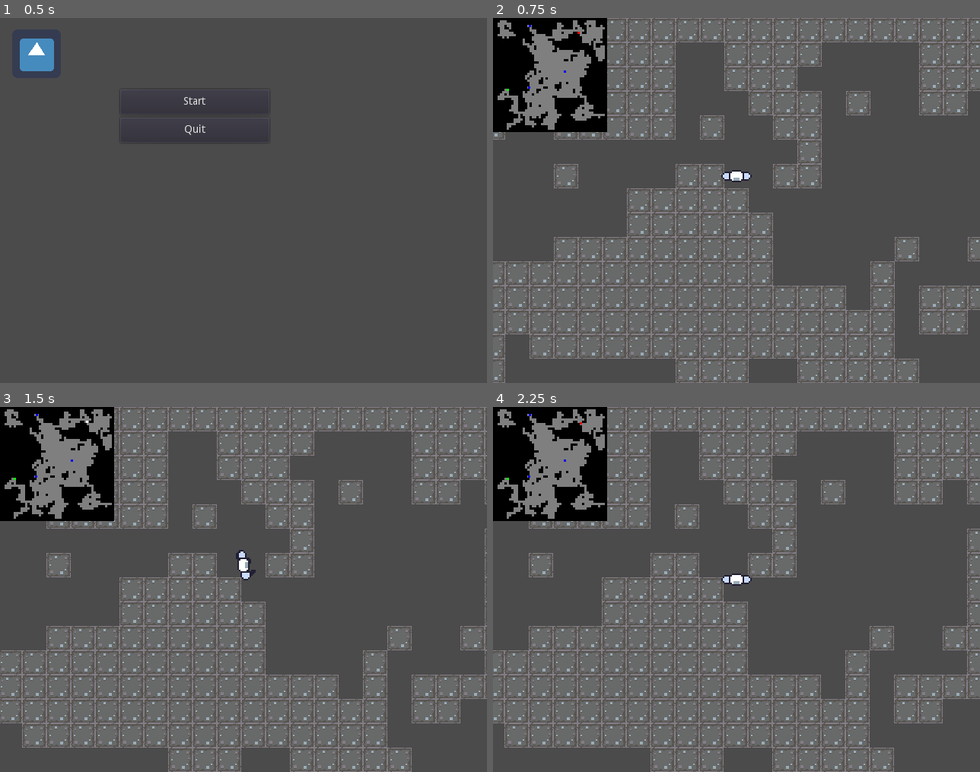
Above: before the commit, frames 1-4 (two rows, left to right).
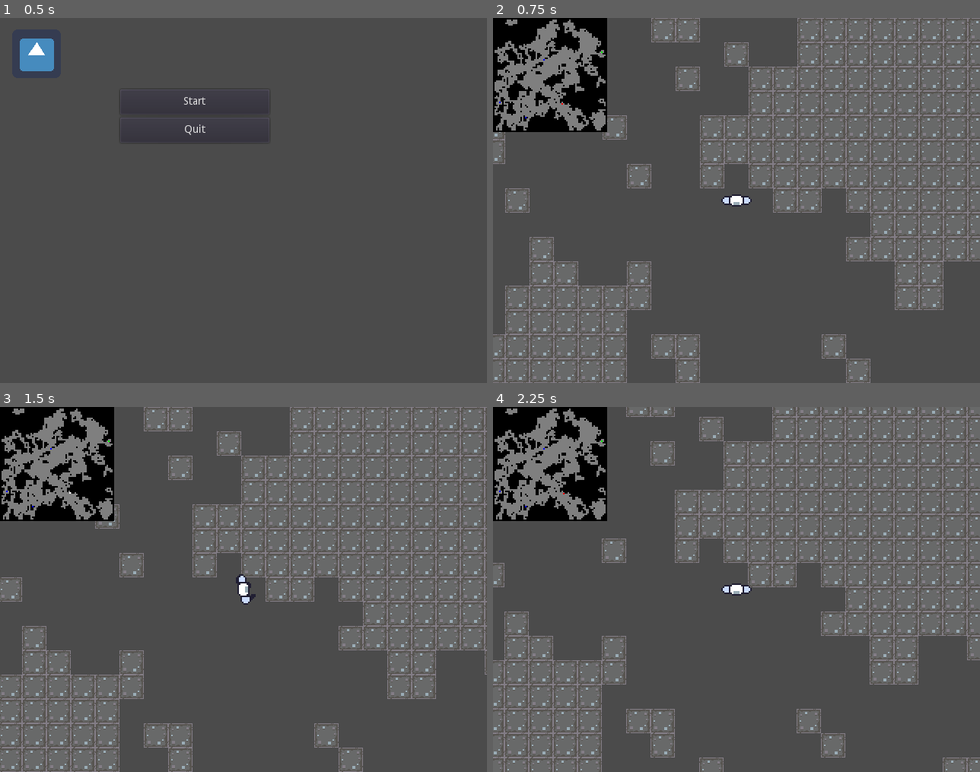
Above: after the commit, the same moments.

Repository: svntax/LD41-C2IG
Game: Godot game, scene res://Scenes/main_menu.tscn
The game is run twice, just before and just after one commit, with the same random seed, the same clock (stepped at 60 frames per second) and the same inputs. The engine's default icon, where the game draws it, is replaced by a stand-in: a white triangle on a blue panel in a dark square.
Inputs:
- Up to frame 1 (0.5 s): no input
- Up to frame 2 (0.75 s): click "Start" at 0.5 s
- Up to frame 3 (1.5 s): tap Enter at 1.25 s; hold D (STEER_RIGHT) from 1.28 s (still down); tap Space (RIDE_VEHICLE) at 1.35 s
- Up to frame 4 (2.25 s): tap Space (RIDE_VEHICLE) at 2, 2.1 s; release D (STEER_RIGHT) at 2.03 s; hold S (BRAKE) from 2.03 s (still down)

Frame 1 is identical in both runs. In frame 2, 42% of the frame differs, in the area x 0-100%, y 0-100%; in frame 3, 42%; in frame 4, 45%.

Commit message:
Improved enemies, lowered wall friction, changed map size

Diff:
--- a/Scenes/enemy.tscn
+++ b/Scenes/enemy.tscn
@@ -8,7 +8,7 @@
 custom_solver_bias = 0.0
 radius = 16.0
 
-[node name="EnemyRoot" type="Node2D" index="0"]
+[node name="EnemyRoot" type="Node2D"]
 
 [node name="EnemyRigidBody" type="RigidBody2D" parent="." index="0"]
 
@@ -27,7 +27,7 @@
 sleeping = false
 can_sleep = true
 linear_velocity = Vector2( 0, 0 )
-linear_damp = 4.0
+linear_damp = 2.0
 angular_velocity = 0.0
 angular_damp = 2.0
 script = ExtResource( 1 )
--- a/Scenes/gameplay.tscn
+++ b/Scenes/gameplay.tscn
@@ -35,8 +35,7 @@
 [node name="Minimap" type="Node2D" parent="CanvasLayer" index="1"]
 
 script = ExtResource( 4 )
-_sections_unfolded = [ "Transform" ]
-PIXEL_SIZE = 3
+_sections_unfolded = [ "Material", "Pause", "Transform", "Visibility", "Z Index" ]
 
 [node name="PlayerBlinkTimer" type="Timer" parent="CanvasLayer/Minimap" index="0"]
 
--- a/Scenes/wall.tscn
+++ b/Scenes/wall.tscn
@@ -14,7 +14,7 @@
 collision_mask = 3
 constant_linear_velocity = Vector2( 0, 0 )
 constant_angular_velocity = 0.0
-friction = 1.0
+friction = 0.3
 bounce = 0.0
 _sections_unfolded = [ "Collision" ]
 
--- a/Scripts/TerrainGen.gd
+++ b/Scripts/TerrainGen.gd
@@ -14,8 +14,8 @@
 var regionTotals = [];
 var distanceBFS = [];
 
-var WIDTH = 50;
-var HEIGHT = 50;
+var WIDTH = 75;
+var HEIGHT = 75;
 
 class Miner:
     var x=0;
@@ -44,8 +44,8 @@
         self.y = abs(int(self.y) % int(self.boundY));
 
 func mineGrid():
-    var maxSteps = 450;
-    var spawnChance = 5;
+    var maxSteps = 550;
+    var spawnChance = 10;
     var miner1 = Miner.new(floor(len(binaryGrid)/2), floor(len(binaryGrid[0])/2), len(binaryGrid), len(binaryGrid[0]));
     miners.append(miner1);
     for i in range(0, maxSteps):
@@ -194,6 +194,21 @@
     #for col in distanceBFS:
     #    print(col);
 
+
+func spawnEnemies():
+    var enemyScene = load("res://Scenes/enemy.tscn");
+    var SPAWNPROB = 0.015;
+    for i in range(0,WIDTH):
+        for j in range(0,HEIGHT):
+            if binaryGrid[i][j] == 0:
+                if distanceBFS[i][j] > 15:
+                    if randf() < SPAWNPROB:
+                        var enemy = enemyScene.instance()
+                        enemy.global_position = Vector2(i*TILE_SIZE, j*TILE_SIZE)
+                        add_child(enemy)
+
+
+
 func _ready():
     # Called every time the node is added to the scene.
     # Initialization here
@@ -225,6 +240,7 @@
         add_child(vehicle)
 
 
+
     #for col in binaryGrid:
     #    print(col);
 
@@ -239,6 +255,8 @@
                 row.append(block);
         grid.append(row);
 
+    spawnEnemies();
+
 #func _process(delta):
 #	# Called every frame. Delta is time since last frame.
 #	# Update game logic here.
--- a/Scripts/enemy_controls.gd
+++ b/Scripts/enemy_controls.gd
@@ -6,7 +6,7 @@
     #Works because by the time this code runs, the player node
     #has already been created, so index 0 is a valid index
     playerRootNode = get_tree().get_nodes_in_group("players")[0]
-    print(playerRootNode)
+    #print(playerRootNode)
 
 #General update loop
 func _process(delta):
@@ -17,6 +17,20 @@
     pass
 
 func _on_WanderTimer_timeout():
-    var offset = Vector2(randi() % 16, randi() % 16)
-    var impulse = Vector2(randi() % 30, randi() % 30)
+    #var offset = Vector2(randi() % 16, randi() % 16)
+    var impulse;
+    var MEANDER_MAG = 100;
+    var JUMP_MAG = 200.0;
+    var AGGRO_RANGE = 200.0;
+    var offset = Vector2(0, 0)
+    var playerPos = playerRootNode.find_node("PlayerKinematicBody").global_position;
+    var myPos = self.global_position;
+    var dx = playerPos[0] - myPos[0];
+    var dy = playerPos[1] - myPos[1];
+    var norm = pow(pow(dx,2.0) + pow(dy,2.0),0.5)
+    if norm < AGGRO_RANGE:
+        var factor = JUMP_MAG / norm;
+        impulse = Vector2(dx*factor, dy*factor);
+    else:
+        impulse = Vector2(randi() % MEANDER_MAG - MEANDER_MAG/2, randi() % MEANDER_MAG - MEANDER_MAG / 2)
     self.apply_impulse(offset, impulse)
--- a/Scripts/minimap_view.gd
+++ b/Scripts/minimap_view.gd
@@ -1,7 +1,7 @@
 extends Node2D
 
 var terrainGenNode
-export (int) var PIXEL_SIZE = 3
+var PIXEL_SIZE = 1
 var toggled
 var playerBody
 var playerBlink
@@ -16,7 +16,7 @@
     playerBody = get_parent().get_parent().find_node("PlayerRoot").find_node("PlayerKinematicBody")
     exit = get_parent().get_parent().find_node("ExitArea")
     vehicles = get_tree().get_nodes_in_group("vehicles")
-    print(vehicles);
+    #print(vehicles);
 
 
 
@@ -32,6 +32,7 @@
 func _draw():
     if(toggled and terrainGenNode):
         #Draw the solid tiles
+        PIXEL_SIZE = 2;
         var w = terrainGenNode.WIDTH
         var h = terrainGenNode.HEIGHT
         for i in range(0, w):
